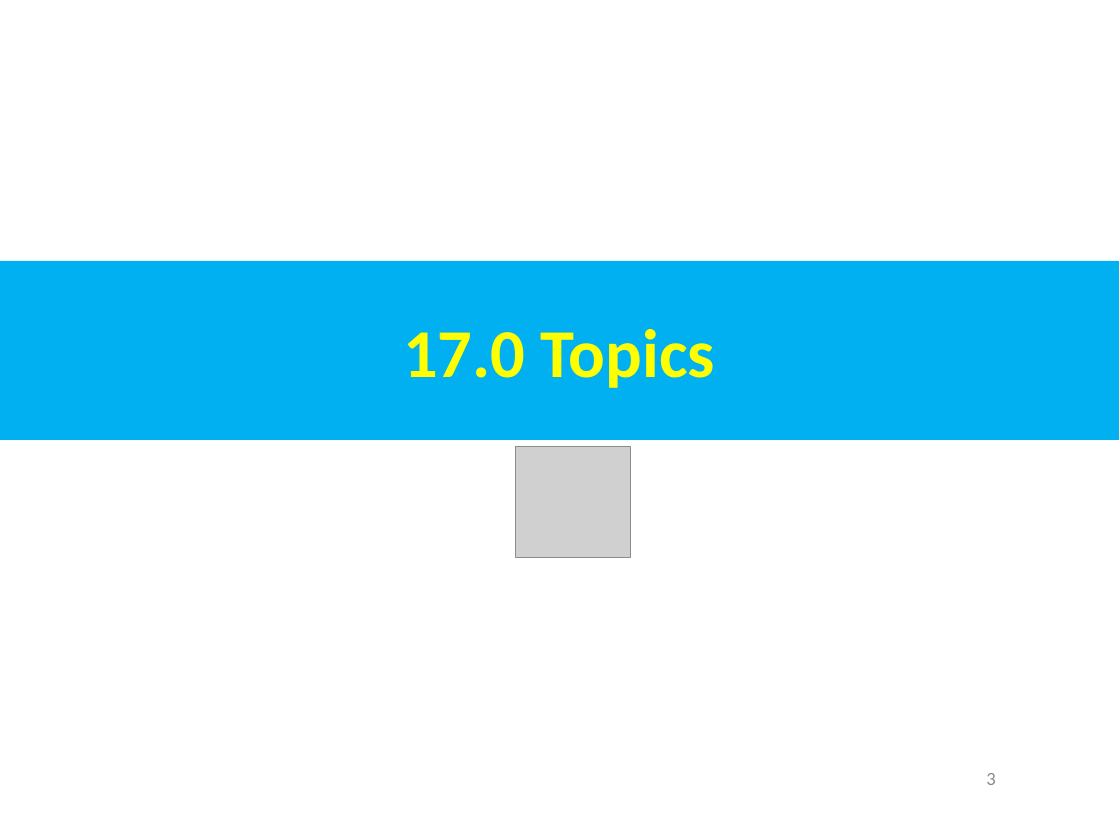
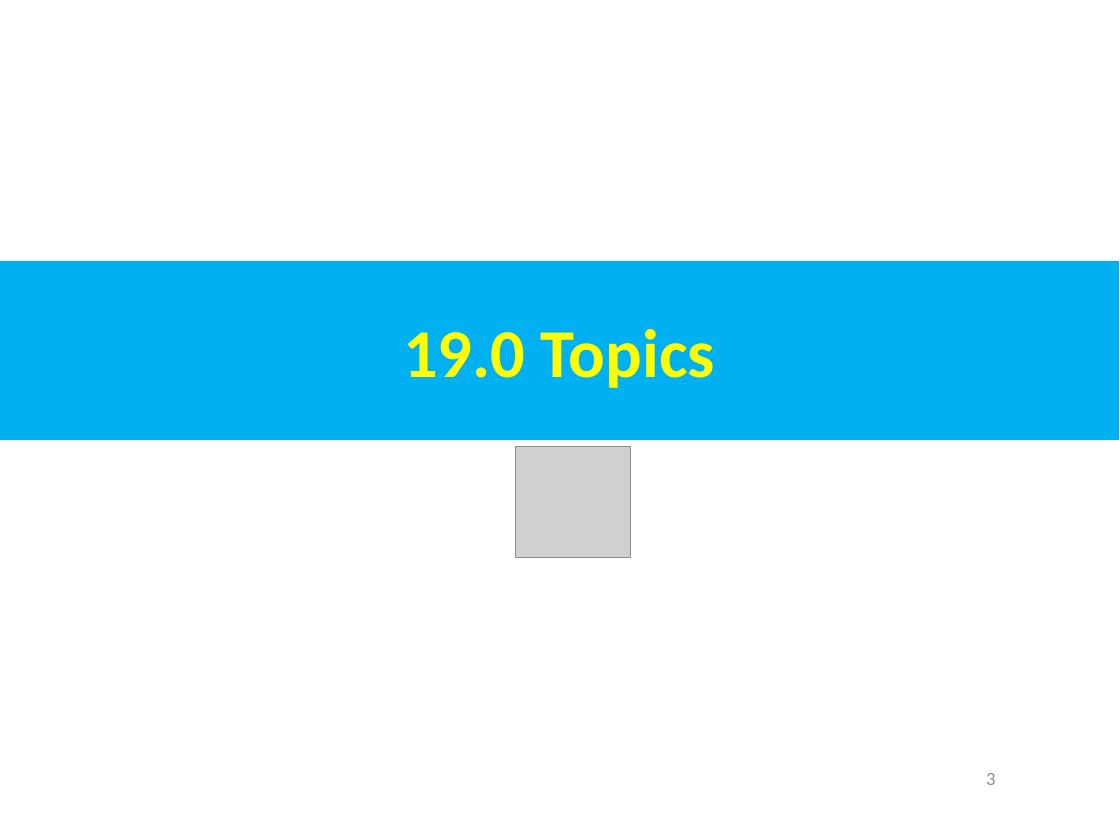
Before and after one commit to peterhchen/AIU_CS850_Gem5_McPAT, a slide deck: slide 3 of 050_Gem5/019.EventDrSim/000_Video/019.EventDrSim.ppt. Drawn at 1120x840 pixels with LibreOffice and Linux fonts; fonts in the diff are those of the drawing; grey boxes stand for pictures. Boxes give left, top, right and bottom in pixels: in the first picture for what was removed or moved away, otherwise in the second. Text is boxed around its words. In the diff, an @@ line names an element or a change of style, - is before the commit and + after.

```diff
--- a/050_Gem5/019.EventDrSim/000_Video/019.EventDrSim.ppt
+++ b/050_Gem5/019.EventDrSim/000_Video/019.EventDrSim.ppt
@@ text in rectangle at box(403, 329, 715, 388): text changed @@
-17.0 Topics
+19.0 Topics
```
Also in this commit, not shown: 3 other slides changed, 2 slides added.
